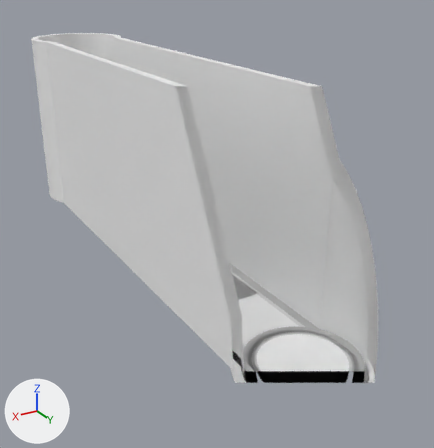
A saved change to the FBX model Assets/Environment/Exports/Stage 05A.fbx.
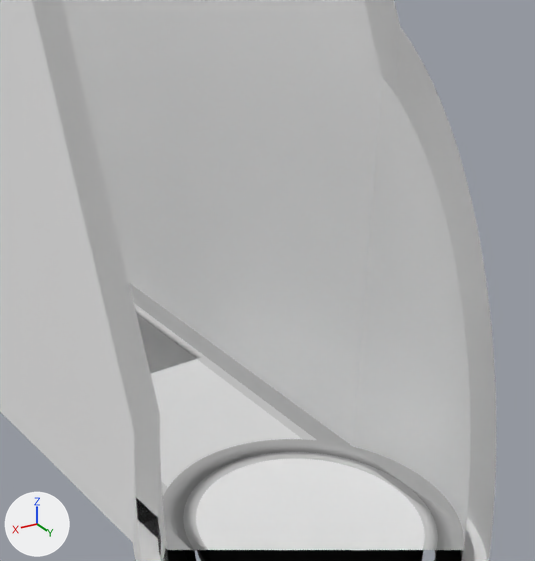
There are two pictures of each version: one whole from a camera (50 mm lens) standing at (3.44, 13.35, 7.01) and looking at (-3.83, 1.23, 0.95), one close up on the part from 41% to 91% of the width and 33% to 84% of the height. Lighting does not change. The marker at lower left points along +X, +Y and +Z. Everything nearer to the camera than a plane just in front of the edit is cut away. Where no turn or scale is listed for an object, it has been applied to the vertices. Vertices at the same position are counted once.
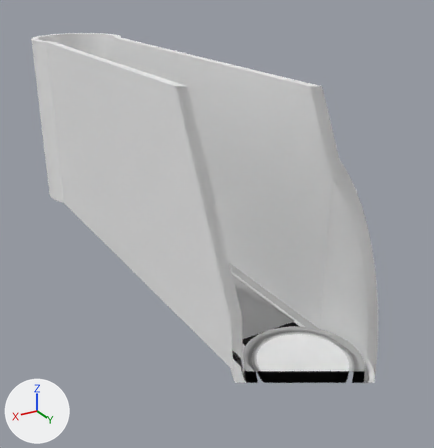
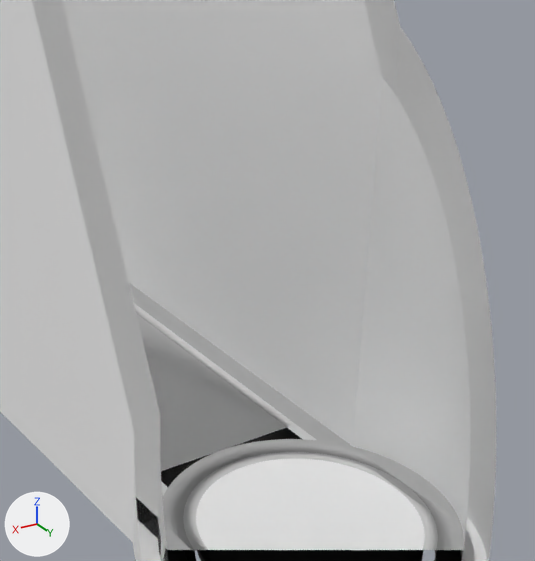
Patch to the scene script:
```diff
--- a/Assets/Environment/Exports/Stage 05A.fbx.py
+++ b/Assets/Environment/Exports/Stage 05A.fbx.py
@@ me_mesh_003 @@
 me_mesh_003.from_pydata(...)  # 24 vertices, 20 faces; spans x -3.94..-1.97, y 0.0..3.35, z -0.2..0.0
 # used by ob_mesh4; location = (0.0, 0.0, 0.0)
+# me_mesh_003 part 1: the whole mesh is moved by (0.0, 1.38, 0.0)
 me_mesh_003.materials.append(mat_bottom_filler)
@@ me_mesh_002 @@
 # used by ob_mesh3; location = (0.0, 0.0, 0.0)
-me_mesh_002.from_pydata(...)  # 172 vertices, 98 faces; spans x -3.94..-1.97, y -5.25..5.25, z -0.2..0.0
+me_mesh_002.from_pydata(...)  # 172 vertices, 97 faces, 48 loose edges; spans x -3.94..-1.97, y -5.25..5.25, z -0.2..0.0
+# me_mesh_002 part 2
+# 4 vertices are removed from x -3.64..-2.26, y 3.35, z -0.2..0.0
+# 7 faces are deleted
+# 8 vertices in x -3.94..-1.97, y 3.35, z -0.2..0.0 move by (0.0, 1.37, 0.0)
+# 4 vertices are added at (-2.26, 4.72, 0.0), (-2.26, 4.72, -0.2), (-3.64, 4.72, -0.2), (-3.64, 4.72, 0.0)
+# 48 loose edges are added
+# 4 new faces join them, mat_bottom_filler (black #000000)
+# 2 new faces join them, mat_semi_transparent_mat (light grey #d5d5d5)
 me_mesh_002.materials.append(mat_main_mat)
```

Boxes (x1, y1, x2, y2) around the edits, measured in the close-ups (535 x 561 px):
'Mesh4', mesh moved
    before: (129, 283, 222, 373)
    after: (129, 283, 313, 486)
'Mesh3', reshaped
    before: (136, 351, 353, 536)
    after: (136, 418, 353, 536)
